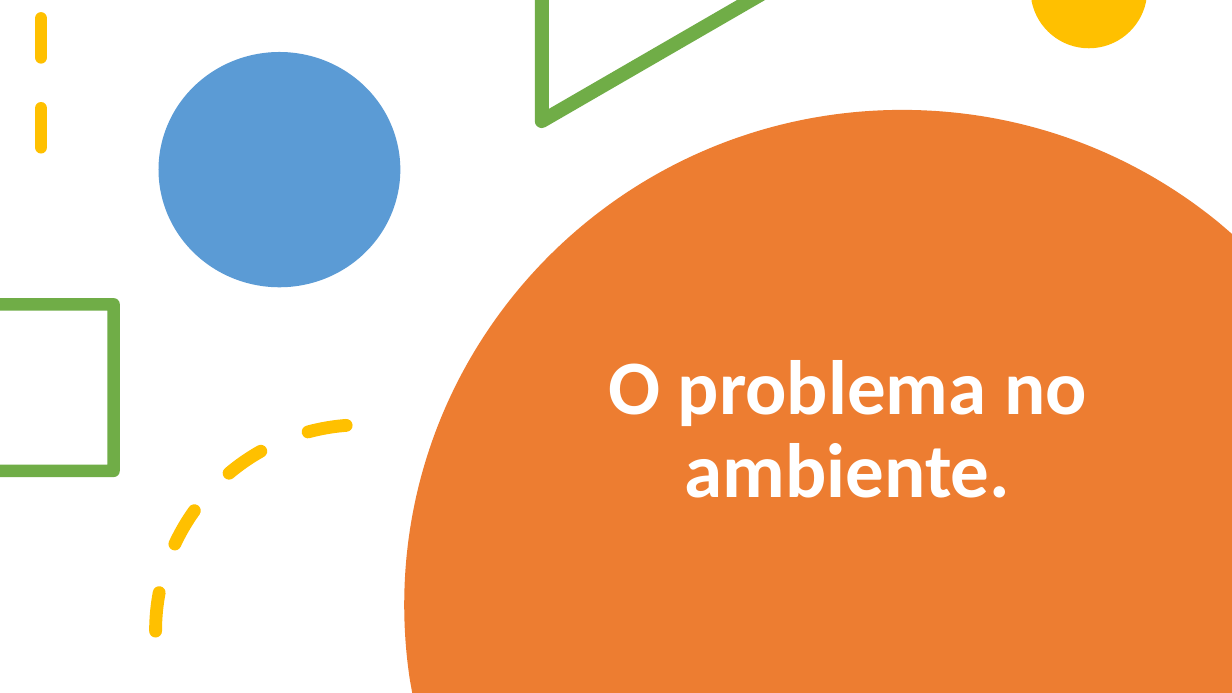
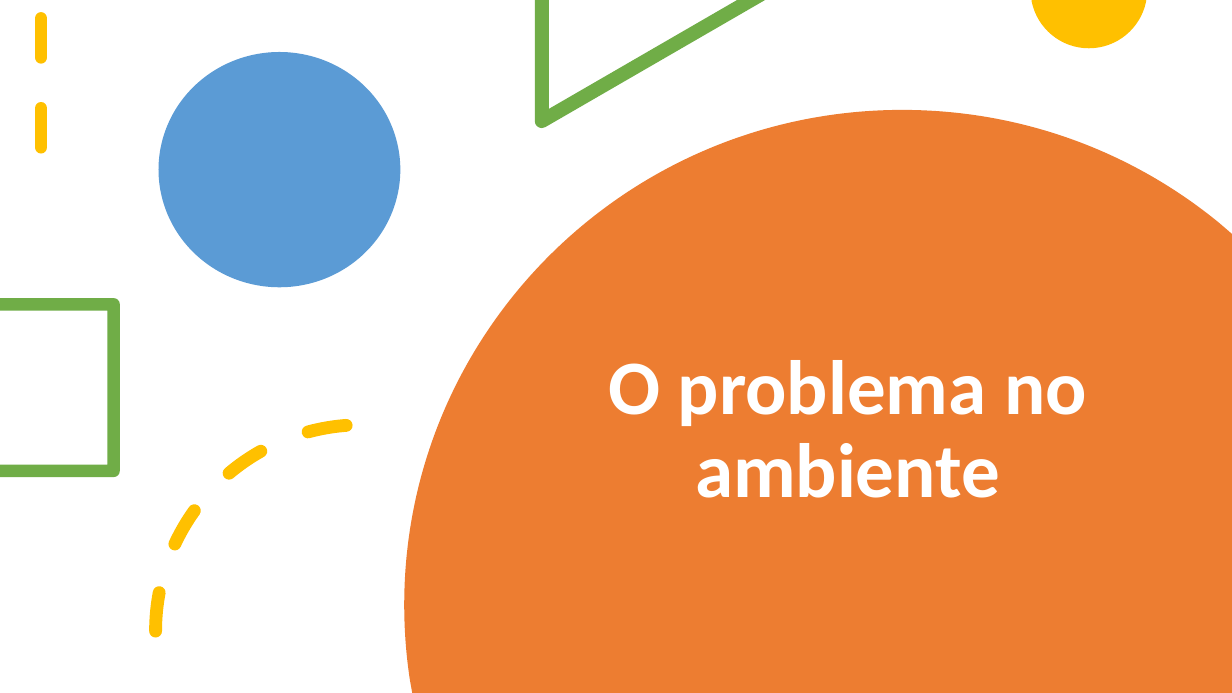
Before and after one commit to julialima1999/Limpeza_organiza-o, a slide deck: slide 11 of Apresentação/Limpeza e Organização_sugestao.pptx. Drawn at 1232x693 pixels with LibreOffice and Linux fonts; fonts in the diff are those of the drawing. Boxes give left, top, right and bottom in pixels: in the first picture for what was removed or moved away, otherwise in the second. Text is boxed around its words. In the diff, an @@ line names an element or a change of style, - is before the commit and + after.

```diff
--- a/Apresentação/Limpeza e Organização_sugestao.pptx
+++ b/Apresentação/Limpeza e Organização_sugestao.pptx
@@ title at bbox=[608, 360, 1087, 498]: text changed @@
-O problema no ambiente.
+O problema no ambiente
```
Also in this commit, not shown: 4 other slides changed, 1 other file.
